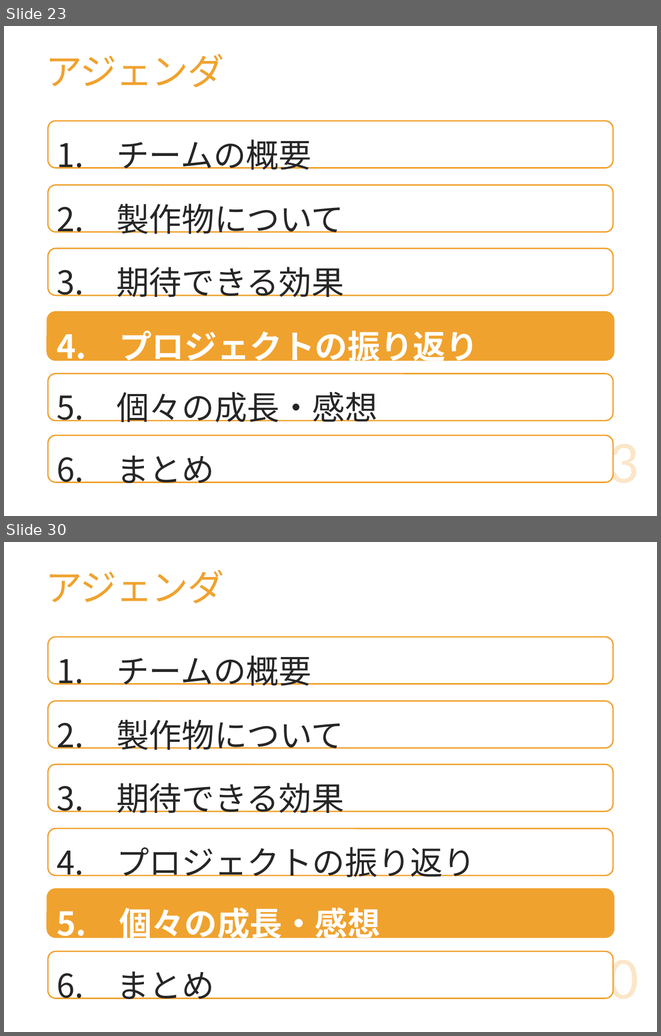
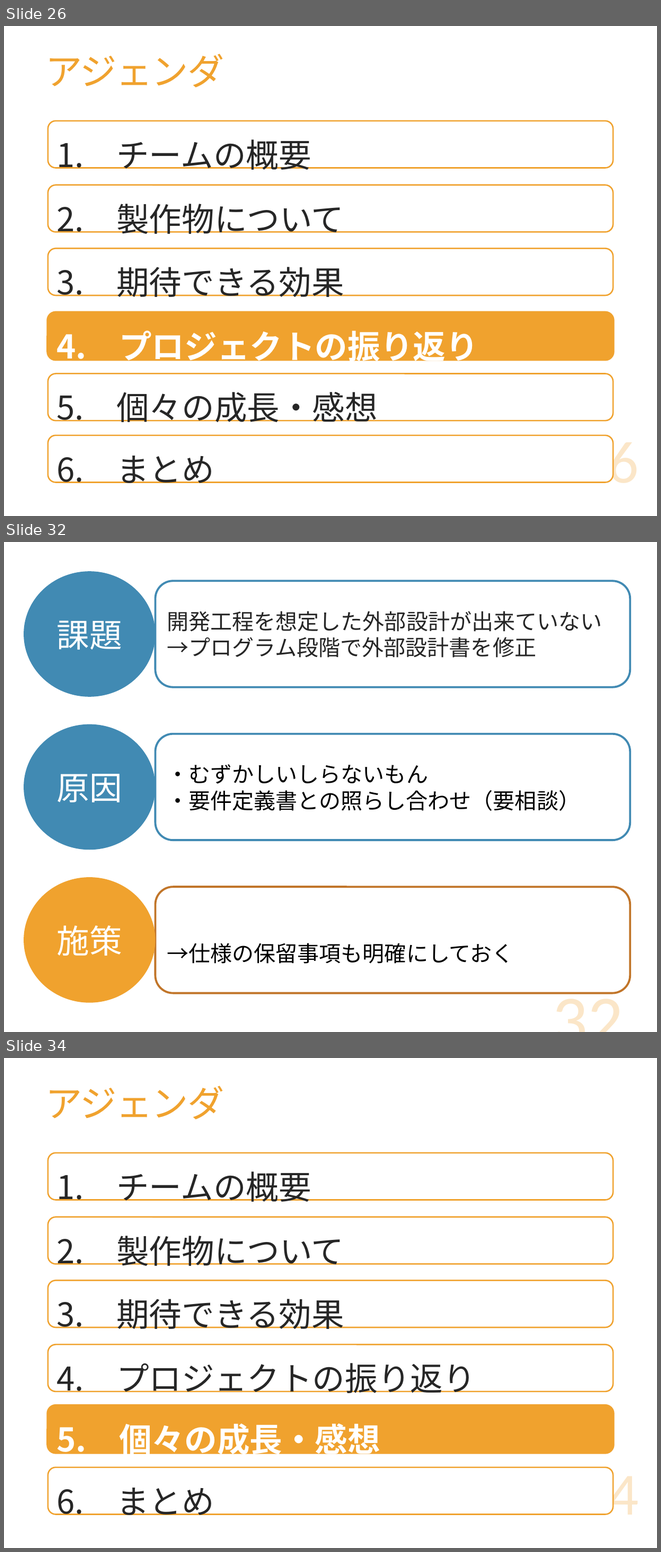
Before and after one commit to DOJO-2021/D-2, a slide deck: documents/プレゼン/Knowledge Holder_清書版.pptx. Shown one above the other, each under a label of ours: slides 23 and 30 before the commit, slides 26, 32 and 34 after it; the slides between them are not shown. The pictures are 661x1036 and 661x1552 pixels, drawn with LibreOffice and Linux fonts; fonts in the diff are those of the drawing. Boxes give left, top, right and bottom in pixels: in the first picture for what was removed or moved away, otherwise in the second. Text is boxed around its words. In the diff, an @@ line names an element or a change of style, - is before the commit and + after.

```diff
--- a/documents/プレゼン/Knowledge Holder_清書版.pptx
+++ b/documents/プレゼン/Knowledge Holder_清書版.pptx
@@ slide 32 added at (x1=4, y1=542, x2=657, y2=1032), background #FFFFFF @@
@@ ellipse added at (x1=24, y1=571, x2=156, y2=697), fill #418AB3, 36 pt, text #FFFFFF @@
+課題
@@ rounded rectangle added at (x1=156, y1=581, x2=630, y2=688), fill #FFFFFF, outline #418AB3 2.25 pt, 24 pt, text #262626 @@
+開発工程を想定した外部設計が出来ていない
+→プログラム段階で外部設計書を修正
@@ ellipse added at (x1=24, y1=724, x2=156, y2=849), fill #418AB3, 36 pt, text #FFFFFF @@
+原因
@@ rounded rectangle added at (x1=156, y1=734, x2=630, y2=840), fill #FFFFFF, outline #418AB3 2.25 pt, 24 pt, text #000000 @@
+・むずかしいしらないもん
+・要件定義書との照らし合わせ（要相談）
@@ ellipse added at (x1=24, y1=877, x2=156, y2=1003), fill #F0A22E, 36 pt, text #FFFFFF @@
+施策
@@ rounded rectangle added at (x1=156, y1=886, x2=630, y2=993), fill #FFFFFF, outline #C17529 2.25 pt, 24 pt, text #000000 @@
+→仕様の保留事項も明確にしておく
@@ page number added at (x1=474, y1=962, x2=630, y2=1032), 77.2 pt, text #F0A22E at 25% opacity @@
+32
@@ what was slide 23 is now slide 26 @@
@@ page number at (x1=578, y1=434, x2=638, y2=483): text changed @@
-23
+26
@@ what was slide 30 is now slide 34 @@
@@ page number at (x1=578, y1=1466, x2=638, y2=1515): text changed @@
-30
+34
```
Also in this commit, not shown: 14 slides changed, 7 other slides added, 4 slides removed.
